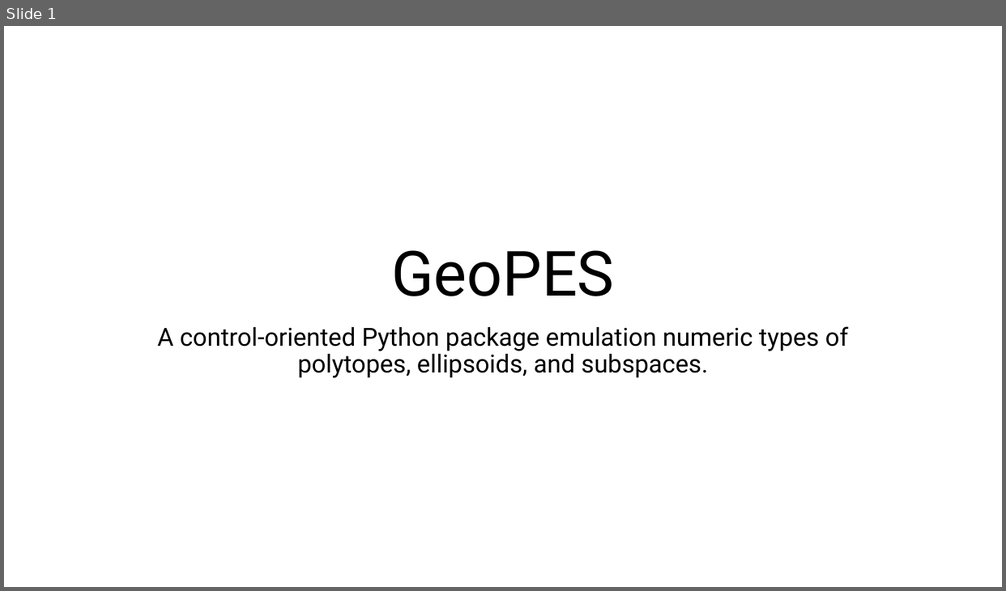
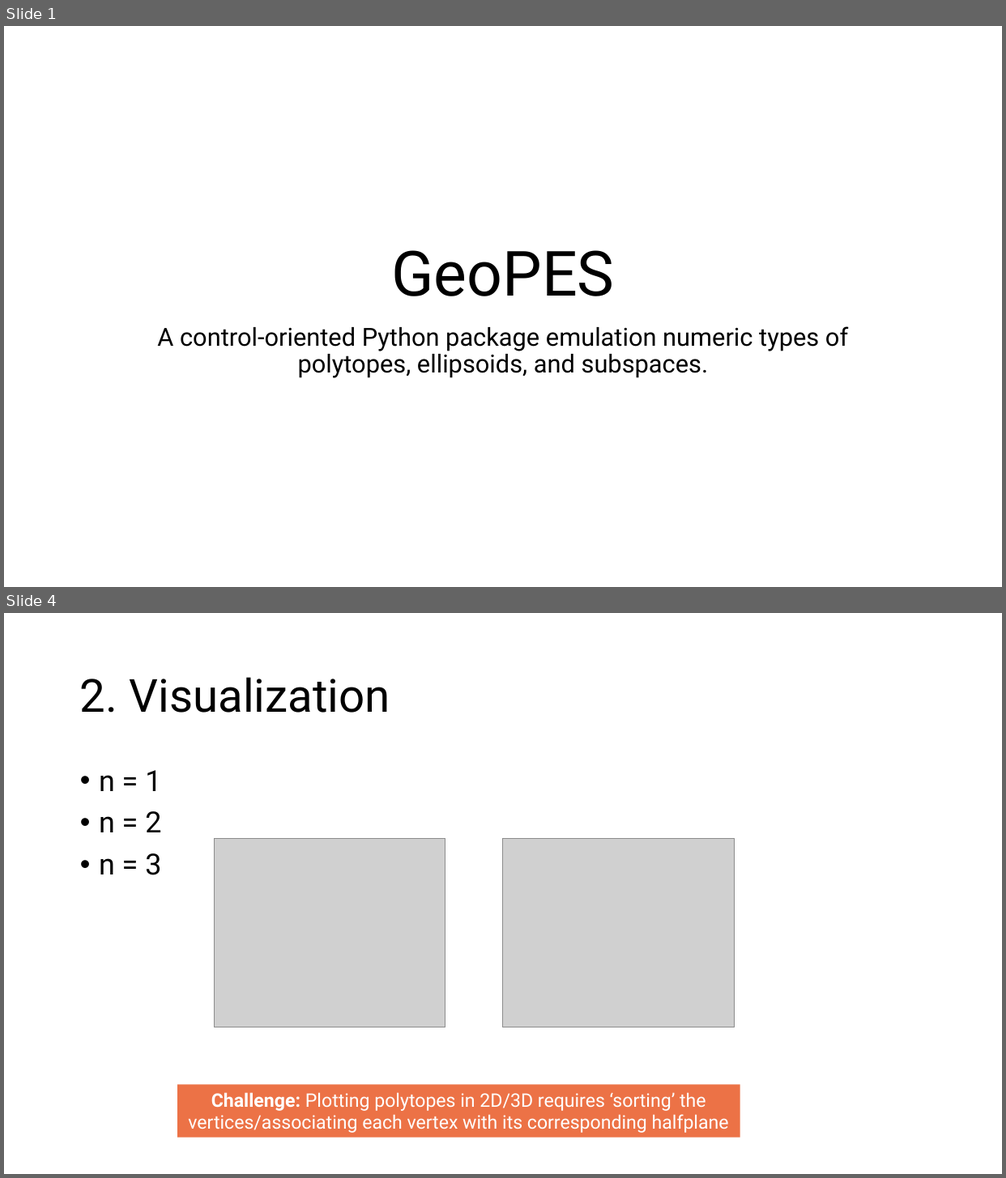
Before and after one commit to bwolleswinkel/geopes, a slide deck: presentation.pptx. Shown one above the other, each under a label of ours: slide 1 before the commit, slides 1 and 4 after it; the slides between them are not shown. The pictures are 1006x591 and 1006x1178 pixels, drawn with LibreOffice and Linux fonts; fonts in the diff are those of the drawing; grey boxes stand for pictures. Boxes give left, top, right and bottom in pixels: in the first picture for what was removed or moved away, otherwise in the second. Text is boxed around its words. In the diff, an @@ line names an element or a change of style, - is before the commit and + after.

```diff
--- a/presentation.pptx
+++ b/presentation.pptx
@@ slide 4 added at (4,613,1002,1174), background #FFFFFF @@
@@ title added at (80,677,390,713), 44 pt, text #000000 @@
+2. Visualization
@@ text added at (99,770,161,875), 28 pt, text #000000 @@
+• n = 1
+• n = 2
+• n = 3
@@ picture added at (215,838,445,1028) @@
@@ picture added at (503,838,735,1028) @@
@@ rectangle added at (177,1084,740,1138), fill #EC7246, 18 pt, text #FFFFFF @@
+Challenge: Plotting polytopes in 2D/3D requires ‘sorting’ the vertices/associating each vertex with its corresponding halfplane
```
Also in this commit, not shown: 2 slides changed, 4 other slides added, 1 other file.
